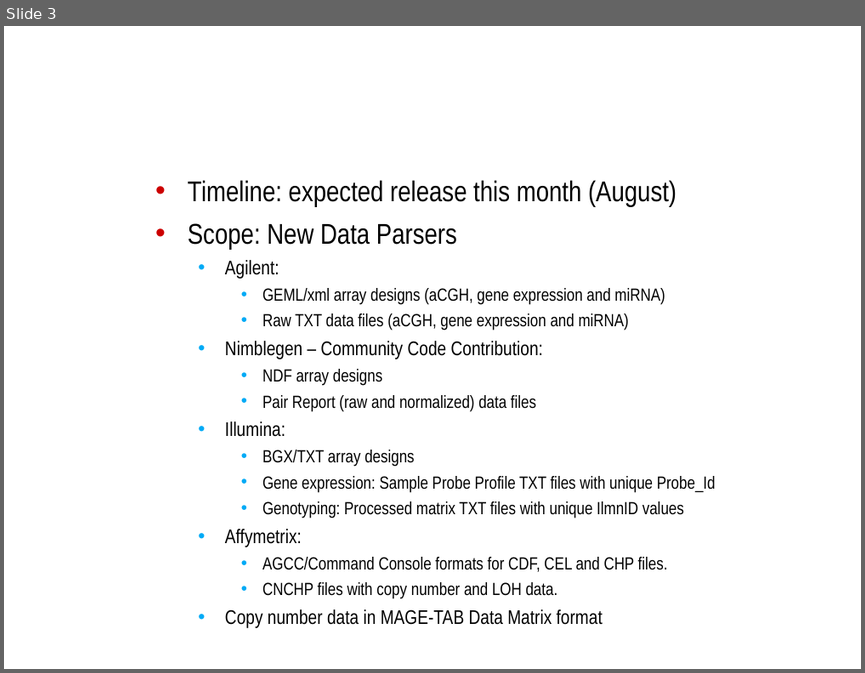
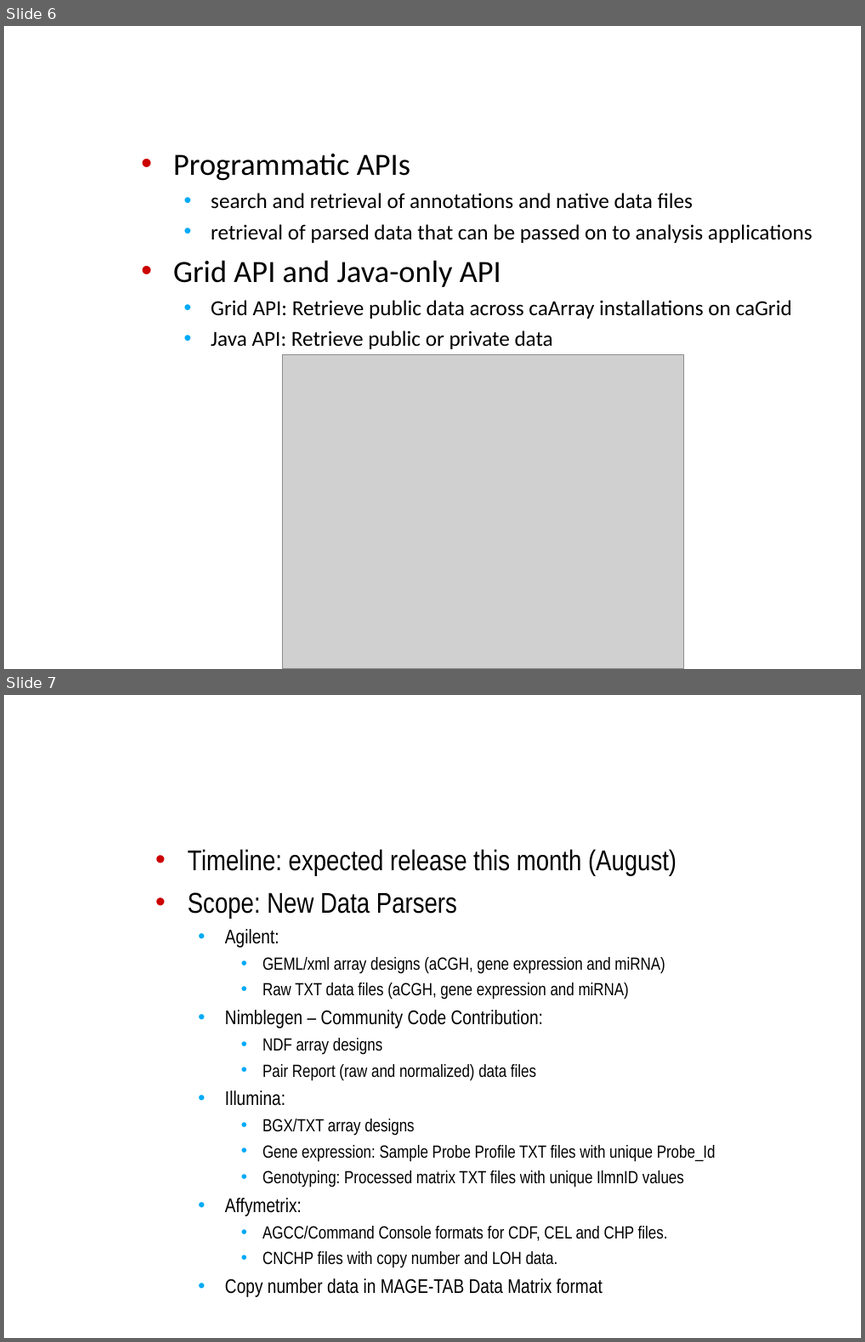
Before and after one commit to NCIP/caarray-docs, a slide deck: project_management/open_meetings/ICR_WS_Meeting_2010_08_11.ppt. Shown one above the other, each under a label of ours: slide 3 before the commit, slides 6 and 7 after it. The pictures are 865x673 and 865x1342 pixels, drawn with LibreOffice and Linux fonts; fonts in the diff are those of the drawing; grey boxes stand for pictures; background and template pictures are left out. Boxes give left, top, right and bottom in pixels: in the first picture for what was removed or moved away, otherwise in the second. Text is boxed around its words. In the diff, an @@ line names an element or a change of style, - is before the commit and + after.

```diff
--- a/project_management/open_meetings/ICR_WS_Meeting_2010_08_11.ppt
+++ b/project_management/open_meetings/ICR_WS_Meeting_2010_08_11.ppt
@@ slide 6 added at (x1=4, y1=26, x2=861, y2=669), background picture (left out) @@
@@ title added at (x1=154, y1=26, x2=846, y2=154), 32 pt, text #FFFFFF, bold @@
+Programmatic APIs and the Grid
@@ text added at (x1=173, y1=154, x2=812, y2=349), 18 pt, text #000000 @@
+• Programmatic APIs
+  • search and retrieval of annotations and native data files
+  • retrieval of parsed data that can be passed on to analysis applications
+• Grid API and Java-only API
+  • Grid API: Retrieve public data across caArray installations on caGrid
+  • Java API: Retrieve public or private data
@@ picture added at (x1=283, y1=354, x2=683, y2=669) @@
@@ what was slide 3 is now slide 7 @@
```
Also in this commit, not shown: 1 slide changed, 3 other slides added.
